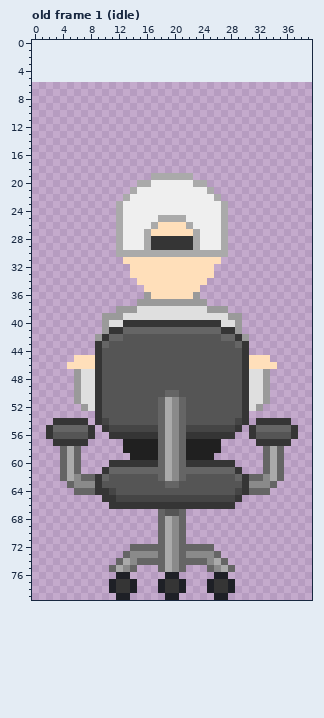
Pixel-art file -- art/character.aseprite. That is the earlier state.
40x74 pixels, 6 frames. Colours within 5 levels of each other are drawn and written as one. Shown: old frame 1 (idle). The old version is drawn lined up with the new one, on the new canvas. The commit also changed other frames, which this record leaves out.
The result:
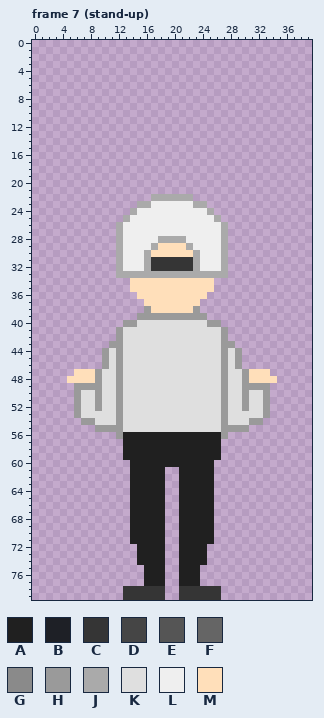
Palette (. is transparent): A #202020  B #1e2026  C #353535  D #454545  E #555555  F #656565  G #8a8a8a  H #9a9a9a  J #aaaaaa  K #dfdfdf  L #efefef  M #ffdfba
A new or re-ordered frame is compared with the old frame closest to it.
The exact change:
canvas 40x74 -> 40x80, the old top-left corner now at 0,6
frames 6 -> 19
--- frame 7 (stand-up) is new; against old frame 1 (idle)
@@ x 0..39 @@
 18 ........................................
-19 .................JJJJJJ.................
-20 ...............JJLLLLLLJJ...............
-21 ..............JLLLLLLLLLLJ..............
-22 .............JLLLLLLLLLLLLJ.............
-23 ............JLLLLLLLLLLLLLLJ............
-24 ............JLLLLLLLLLLLLLLJ............
-25 ............JLLLLLJJJJLLLLLJ............
-26 ............JLLLLJMMMMJLLLLJ............
-27 ............JLLLJMMMMMMJLLLJ............
-28 ............JLLLJCCCCCCJLLLJ............
-29 ............JLLLJCCCCCCJLLLJ............
-30 ............JJJJJJJJJJJJJJJJ............
-31 .............MMMMMMMMMMMMMM.............
-32 ..............MMMMMMMMMMMM..............
-33 ..............MMMMMMMMMMMM..............
-34 ...............MMMMMMMMMM...............
-35 ................MMMMMMMM................
-36 ................HMMMMMMH................
-37 ...............HHHHHHHHHH...............
-38 ............HHHKKKKKKKKKKHHH............
-39 ..........HHHKKKKKKKKKKKKKKKHH..........
-40 ..........HKKCCCCCCCCCCCCCCKKH..........
-41 ..........HCCFFFFFFFFFFFFFFCCH..........
-42 .........HCFFEEEEEEEEEEEEEEFFCH.........
-43 .........CFEEEEEEEEEEEEEEEEEEFC.........
-44 .........CEEEEEEEEEEEEEEEEEEEEC.........
-45 ......MMMCEEEEEEEEEEEEEEEEEEEECMMM......
-46 .....MMMMCEEEEEEEEEEEEEEEEEEEECMMMM.....
-47 ......HKKCEEEEEEEEEEEEEEEEEEEECKKH......
-48 ......HKKCEEEEEEEEEEEEEEEEEEEECKKH......
-49 ......HKKCEEEEEEEEEEEEEEEEEEEECKKH......
-50 ......HKKCEEEEEEEEEFFEEEEEEEEECKKH......
-51 ......HKKCEEEEEEEEFJGFEEEEEEEECKKH......
-52 .......HKCEEEEEEEEFJGFEEEEEEEECKH.......
-53 .........CEEEEEEEEFJGFEEEEEEEEC.........
-54 ...CCCCC.CDEEEEEEEFJGFEEEEEEEDC.CCCCC...
-55 ..CFFFFFC.CDDDDDDDFJGFDDDDDDDC.CFFFFFC..
-56 ..CEEEEEC..CCCCCCCFJGFCCCCCCC..CEEEEEC..
-57 ...CCCCC.....AAAAAFJGFAAAAA.....CCCCC...
-58 ....FJF......AAAAAFJGFAAAAA......FJF....
-59 ....FJF.......AAAAFJGFAAAA.......FJF....
-60 ....FJF....CCCCCCCFJGFCCCCCCC....FJF....
-61 ....FJF...CFFFFFFFFJGFFFFFFFFC...FJF....
-62 ....FJGFFCFEEEEEEEFJGFEEEEEEEFCFFGJF....
-63 .....FGGGCEEEEEEEEEFFEEEEEEEEECGGGF.....
-64 ......FFFCCDEEEEEEEEEEEEEEEEEDCFFF......
-65 ..........CCDDDDDDDDDDDDDDDDDC..........
-66 ...........CCCCCCCCCCCCCCCCCC...........
-67 ..................FEEF..................
-68 ..................FJGF..................
-69 ..................FJGF..................
-70 ..................FJGF..................
-71 ..................FJGF..................
-72 ..............FFFFFJGFFFFF..............
-73 .............FGGGGFJGFGGGGF.............
-74 ............FJGFFFFJGFFFFGJF............
-75 ...........FJGF...FJGF...FGJF...........
-76 ............BB.....BB.....BB............
-77 ...........BCCB...BCCB...BCCB...........
-78 ...........BCCB...BCCB...BCCB...........
-79 ............BB.....BB.....BB............
+19 ........................................
+20 ........................................
+21 ........................................
+22 .................JJJJJJ.................
+23 ...............JJLLLLLLJJ...............
+24 ..............JLLLLLLLLLLJ..............
+25 .............JLLLLLLLLLLLLJ.............
+26 ............JLLLLLLLLLLLLLLJ............
+27 ............JLLLLLLLLLLLLLLJ............
+28 ............JLLLLLJJJJLLLLLJ............
+29 ............JLLLLJMMMMJLLLLJ............
+30 ............JLLLJMMMMMMJLLLJ............
+31 ............JLLLJCCCCCCJLLLJ............
+32 ............JLLLJCCCCCCJLLLJ............
+33 ............JJJJJJJJJJJJJJJJ............
+34 ..............MMMMMMMMMMMM..............
+35 ..............MMMMMMMMMMMM..............
+36 ...............MMMMMMMMMM...............
+37 ................MMMMMMMM................
+38 ................HMMMMMMH................
+39 ...............HHHHHHHHHH...............
+40 .............HHKKKKKKKKKKHH.............
+41 ............HKKKKKKKKKKKKKKH............
+42 ............HKKKKKKKKKKKKKKH............
+43 ...........HHKKKKKKKKKKKKKKHH...........
+44 ..........HKHKKKKKKKKKKKKKKHKH..........
+45 ..........HKHKKKKKKKKKKKKKKHKH..........
+46 ..........HKHKKKKKKKKKKKKKKHKH..........
+47 ......MMMHKKHKKKKKKKKKKKKKKHKKHMMM......
+48 .....MMMMHKKHKKKKKKKKKKKKKKHKKHMMMM.....
+49 ......HHHHKKHKKKKKKKKKKKKKKHKKHHHH......
+50 ......HKKHKKHKKKKKKKKKKKKKKHKKHKKH......
+51 ......HKKHKKHKKKKKKKKKKKKKKHKKHKKH......
+52 ......HKKHKKHKKKKKKKKKKKKKKHKKHKKH......
+53 ......HKKKKKHKKKKKKKKKKKKKKHKKKKKH......
+54 .......HHKKKHKKKKKKKKKKKKKKHKKKHH.......
+55 .........HHHHKKKKKKKKKKKKKKHHHH.........
+56 ............HAAAAAAAAAAAAAAH............
+57 .............AAAAAAAAAAAAAA.............
+58 .............AAAAAAAAAAAAAA.............
+59 .............AAAAAAAAAAAAAA.............
+60 ..............AAAAAAAAAAAA..............
+61 ..............AAAAA..AAAAA..............
+62 ..............AAAAA..AAAAA..............
+63 ..............AAAAA..AAAAA..............
+64 ..............AAAAA..AAAAA..............
+65 ..............AAAAA..AAAAA..............
+66 ..............AAAAA..AAAAA..............
+67 ..............AAAAA..AAAAA..............
+68 ..............AAAAA..AAAAA..............
+69 ..............AAAAA..AAAAA..............
+70 ..............AAAAA..AAAAA..............
+71 ..............AAAAA..AAAAA..............
+72 ...............AAAA..AAAA...............
+73 ...............AAAA..AAAA...............
+74 ...............AAAA..AAAA...............
+75 ................AAA..AAA................
+76 ................AAA..AAA................
+77 ................AAA..AAA................
+78 .............CCCCCC..CCCCCC.............
+79 .............CCCCCC..CCCCCC.............
Changed places in both pictures, as pixel boxes (x1, y1, x2, y2):
changed: (46, 173, 298, 600)
